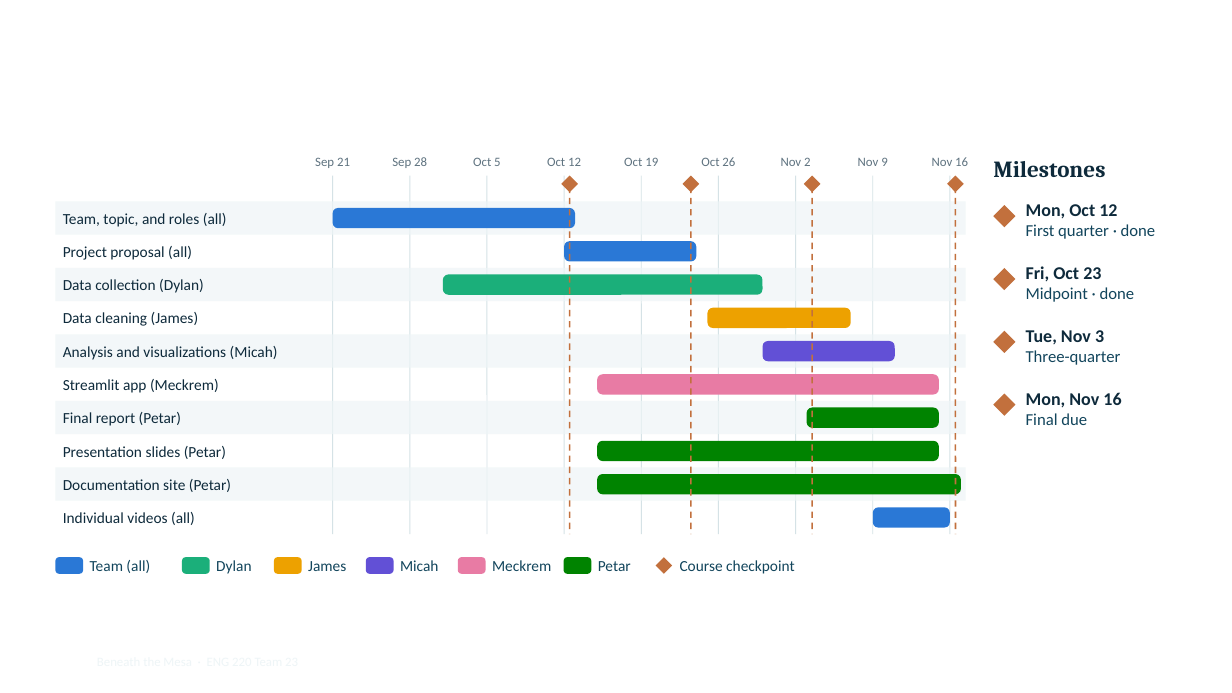
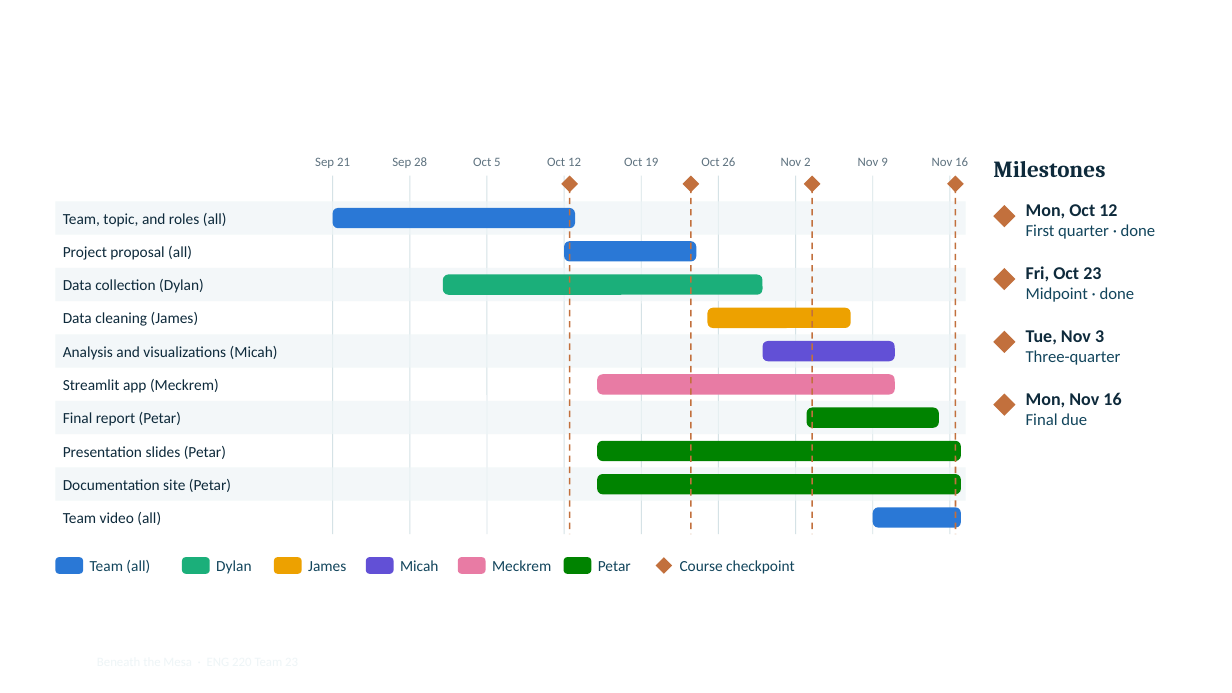
Before and after one commit to pdjordj11/eng_220_aquifer_project, a slide deck: slide 20 of files/beneath_the_mesa_slides.pptx (slide 17 before the commit). Drawn at 1232x693 pixels with LibreOffice and Linux fonts; fonts in the diff are those of the drawing; background and template pictures are left out. Boxes give left, top, right and bottom in pixels: in the first picture for what was removed or moved away, otherwise in the second. Text is boxed around its words. In the diff, an @@ line names an element or a change of style, - is before the commit and + after.

```diff
--- a/files/beneath_the_mesa_slides.pptx
+++ b/files/beneath_the_mesa_slides.pptx
@@ rounded rectangle: place and size @@
-rounded rectangle at box(597, 374, 939, 395)
+rounded rectangle at box(597, 374, 895, 395)
@@ rounded rectangle: place and size @@
-rounded rectangle at box(597, 441, 939, 461)
+rounded rectangle at box(597, 441, 961, 461)
@@ rounded rectangle: place and size @@
-rounded rectangle at box(873, 507, 951, 528)
+rounded rectangle at box(873, 507, 961, 528)
@@ text at box(63, 512, 161, 525): text changed @@
-Individual videos (all)
+Team video (all)
```
Also in this commit, not shown: 5 other slides changed, 5 slides added, 2 slides removed, 30 other files.
